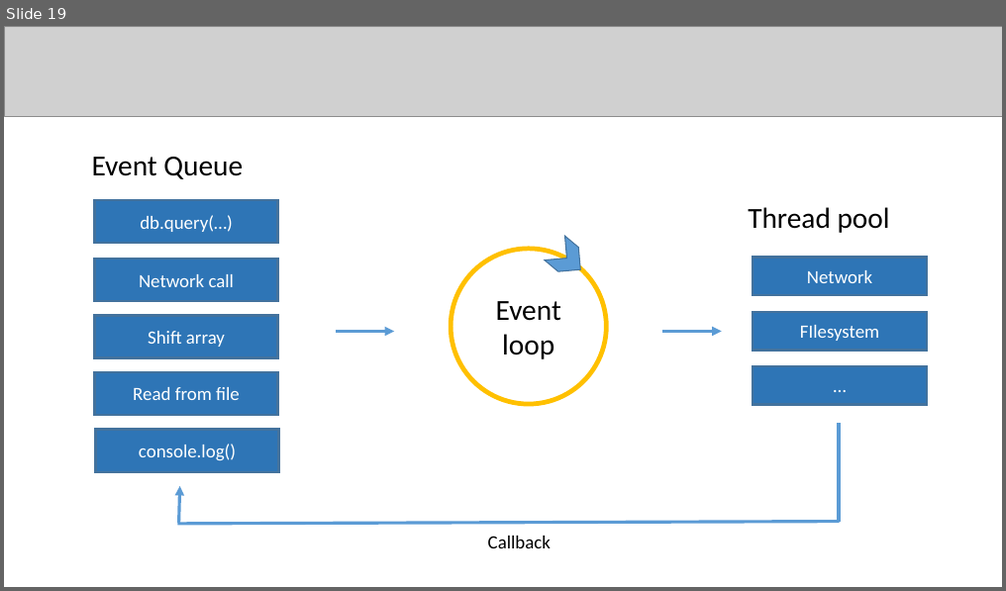
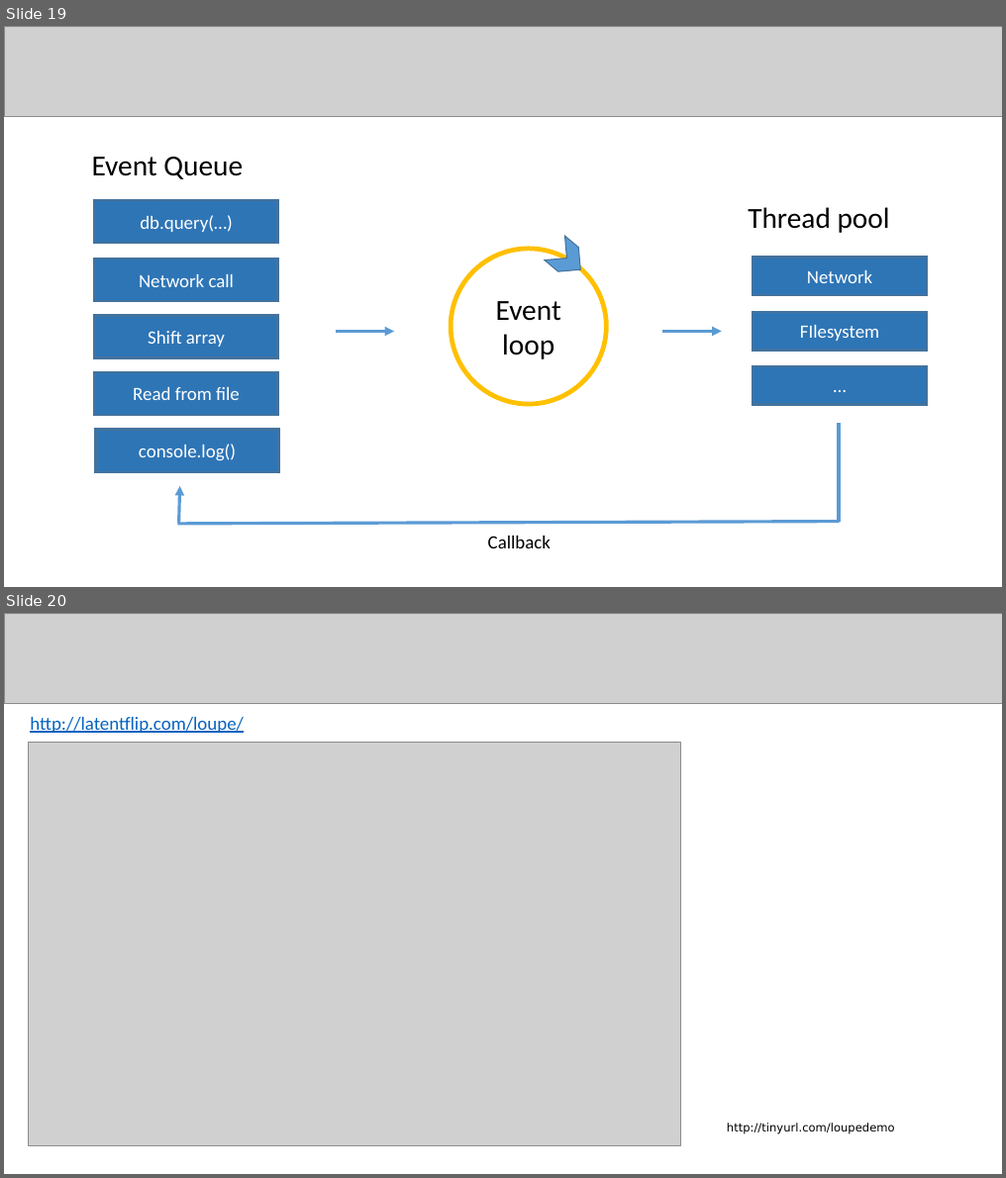
Before and after one commit to badescuga/NodeJsDemo, a slide deck: slidedeck/slides.pptx. Shown one above the other, each under a label of ours: slide 19 before the commit, slides 19 and 20 after it. The pictures are 1006x591 and 1006x1178 pixels, drawn with LibreOffice and Linux fonts; fonts in the diff are those of the drawing; grey boxes stand for pictures. Boxes give left, top, right and bottom in pixels: in the first picture for what was removed or moved away, otherwise in the second. Text is boxed around its words. In the diff, an @@ line names an element or a change of style, - is before the commit and + after.

Commit message:
Added loupe slide

```diff
--- a/slidedeck/slides.pptx
+++ b/slidedeck/slides.pptx
@@ slide 20 added at <box>4,613,1002,1174</box>, background #FFFFFF @@
@@ picture added at <box>4,613,1002,703</box> @@
@@ text added at <box>30,717,244,733</box>, 18 pt, text #0563C1, underline @@
+http://latentflip.com/loupe/
@@ picture added at <box>29,742,681,1147</box> @@
@@ text added at <box>727,1123,895,1135</box>, 11 pt, text #000000 @@
+http://tinyurl.com/loupedemo
```
